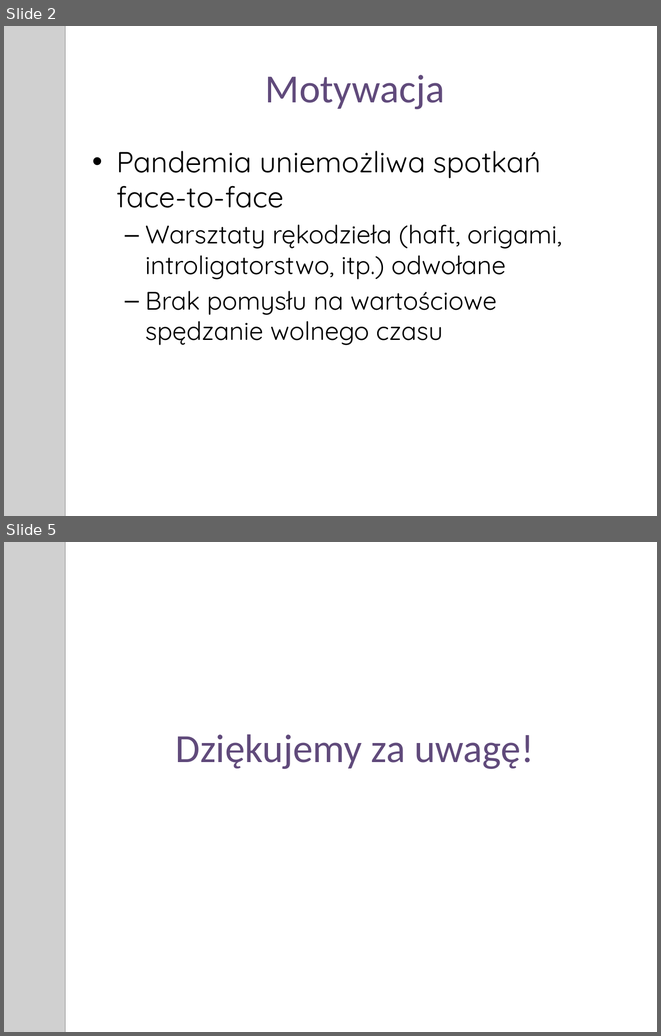
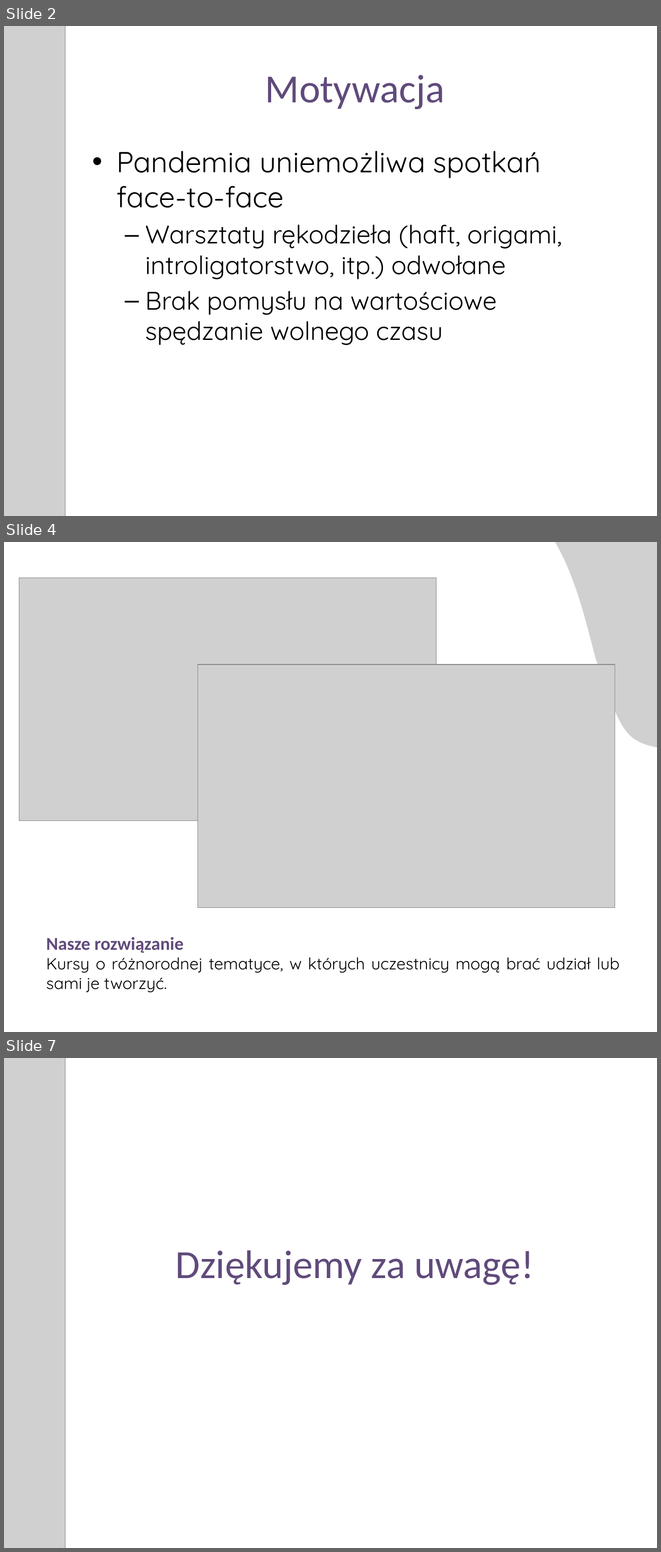
Before and after one commit to macbi/szydelko, a slide deck: Szydełko – platforma warsztatów rękodzieła online.pptx. Shown one above the other, each under a label of ours: slides 2 and 5 before the commit, slides 2, 4 and 7 after it; the slides between them are not shown. The pictures are 661x1036 and 661x1552 pixels, drawn with LibreOffice and Linux fonts; fonts in the diff are those of the drawing; grey boxes stand for pictures. Boxes give left, top, right and bottom in pixels: in the first picture for what was removed or moved away, otherwise in the second. Text is boxed around its words. In the diff, an @@ line names an element or a change of style, - is before the commit and + after.

```diff
--- a/Szydełko – platforma warsztatów rękodzieła online.pptx
+++ b/Szydełko – platforma warsztatów rękodzieła online.pptx
@@ slide 4 added at bbox=[4, 542, 657, 1032], background #FFFFFF @@
@@ freeform shape added at bbox=[531, 542, 657, 765], fill #FFFFFF @@
@@ picture added at bbox=[539, 542, 657, 751] @@
@@ picture added at bbox=[19, 578, 435, 821] @@
@@ picture added at bbox=[198, 664, 615, 907] @@
@@ title added at bbox=[46, 937, 184, 953], 20 pt, text #604A7B, bold @@
+Nasze rozwiązanie
@@ text added at bbox=[46, 957, 619, 992], 18 pt, text #000000 @@
+Kursy o różnorodnej tematyce, w których uczestnicy mogą brać udział lub sami je tworzyć.
@@ what was slide 5 is now slide 7 @@
```
Also in this commit, not shown: 2 slides changed, 1 other slide added, 1 other file.
